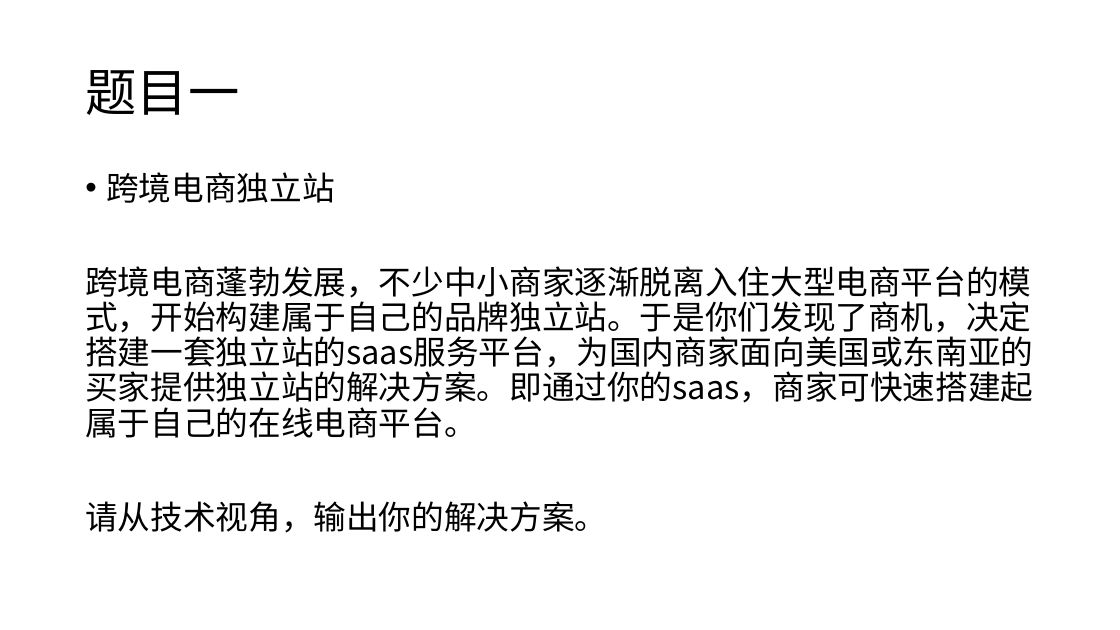
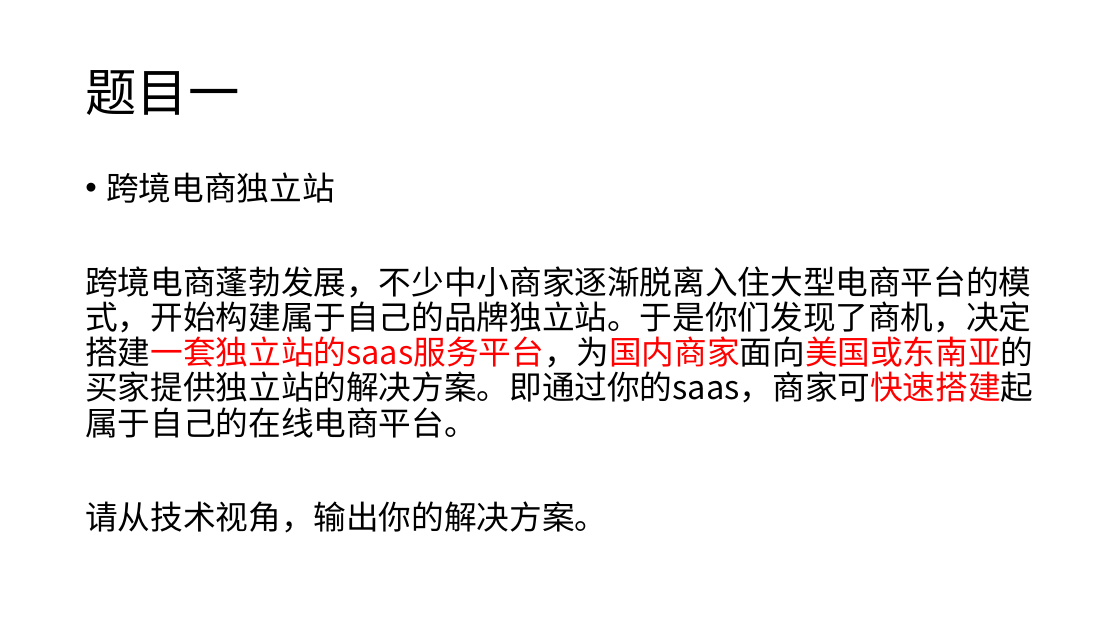
Before and after one commit to feng84chen/myNotes, a slide deck: slide 3 of 大型平台软件分析与设计(updating)/ppt/大型平台分析与设计ch05-刘宝.pptx. Drawn at 1120x630 pixels with LibreOffice and Linux fonts; fonts in the diff are those of the drawing. Boxes give left, top, right and bottom in pixels: in the first picture for what was removed or moved away, otherwise in the second. Text is boxed around its words. In the diff, an @@ line names an element or a change of style, - is before the commit and + after.

Commit message:
更新大型平台设计

```diff
--- a/大型平台软件分析与设计(updating)/ppt/大型平台分析与设计ch05-刘宝.pptx
+++ b/大型平台软件分析与设计(updating)/ppt/大型平台分析与设计ch05-刘宝.pptx
@@ text at (x1=85, y1=266, x2=1033, y2=438): text colour #000000 to #FF0000 in "跨境电商蓬勃发展，不少中小商家逐渐脱离入住大型电商平台的模式，开始构建属于自己的品牌独立站。于是你们发现了商机，决定搭建 ..." @@
```
Also in this commit, not shown: 2 other files.
